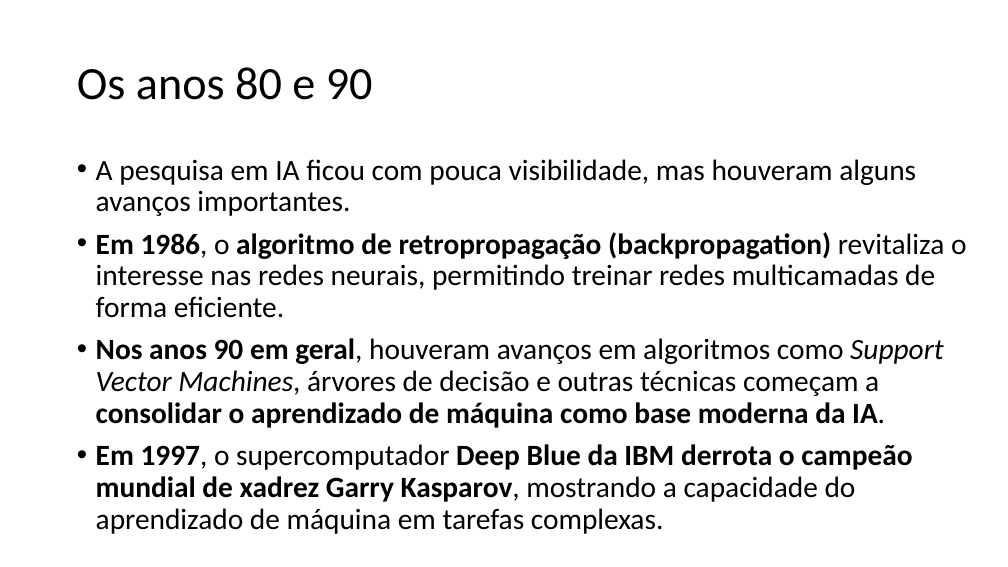
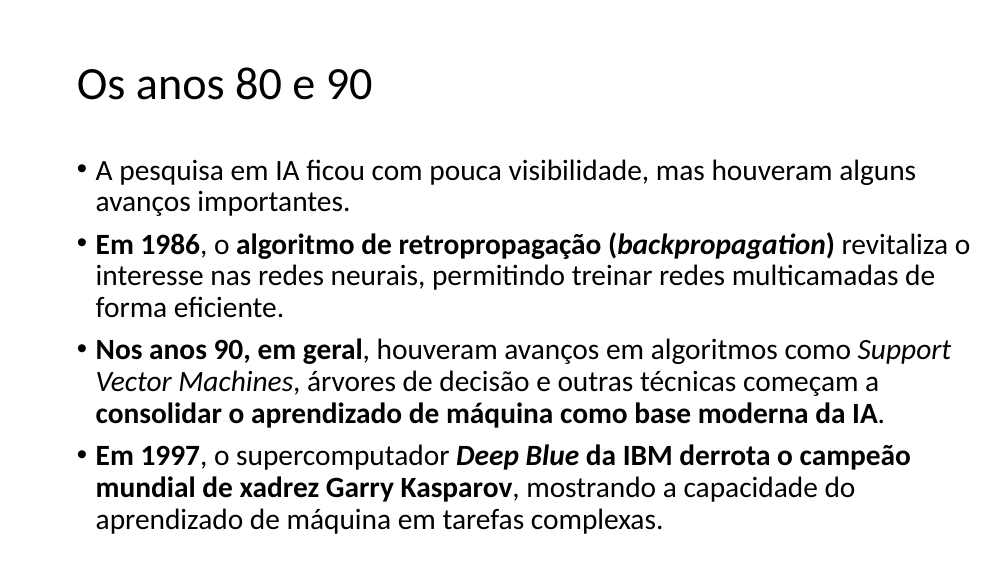
Before and after one commit to zz4fap/c24_inteligencia_artificial, a slide deck: slide 24 of slides/C24_Introdução.pptx. Drawn at 1008x567 pixels with LibreOffice and Linux fonts; fonts in the diff are those of the drawing. Boxes give left, top, right and bottom in pixels: in the first picture for what was removed or moved away, otherwise in the second. Text is boxed around its words. In the diff, an @@ line names an element or a change of style, - is before the commit and + after.

```diff
--- a/slides/C24_Introdução.pptx
+++ b/slides/C24_Introdução.pptx
@@ text at [96,232,970,534]: italic on in "(backpropagation)", "Deep Blue" @@
@@ text at [96,338,951,428]: text changed @@
-• Nos anos 90 em geral, houveram avanços em algoritmos como Support Vector Machines, árvores de decisão e outras técnicas começam a consolidar o aprendizado de máquina como base moderna da IA.
+• Nos anos 90, em geral, houveram avanços em algoritmos como Support Vector Machines, árvores de decisão e outras técnicas começam a consolidar o aprendizado de máquina como base moderna da IA.
```
Also in this commit, not shown: 21 other slides changed, 1 slide added, 1 other file.
